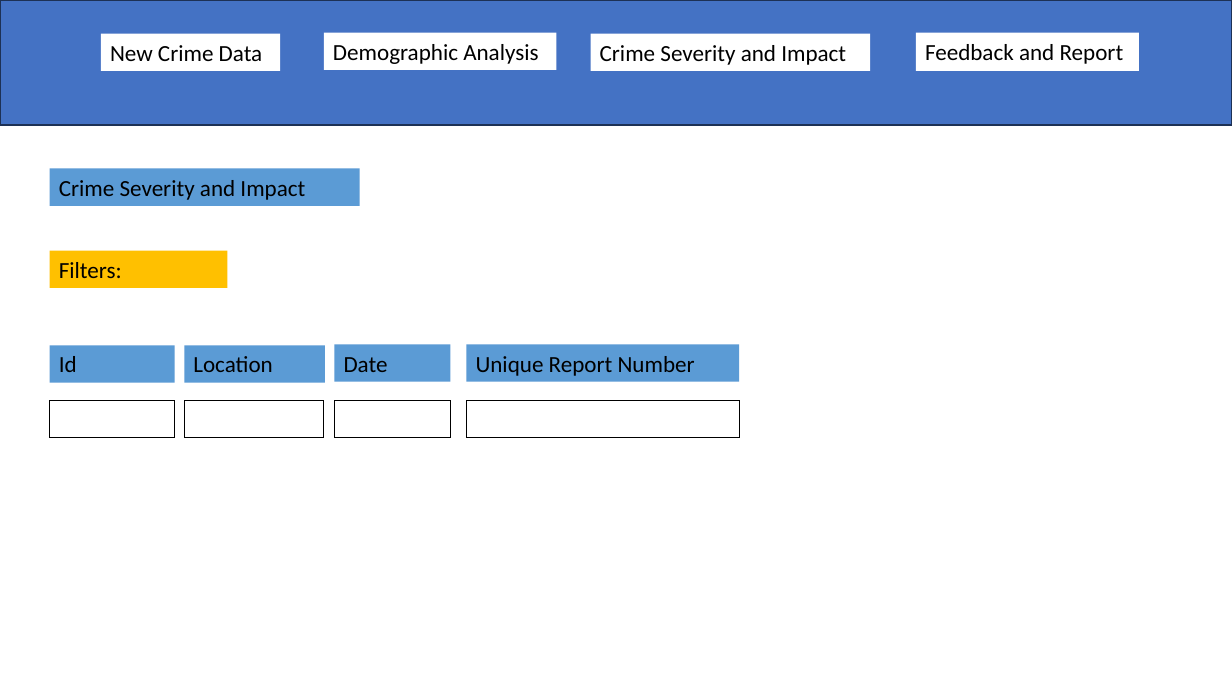
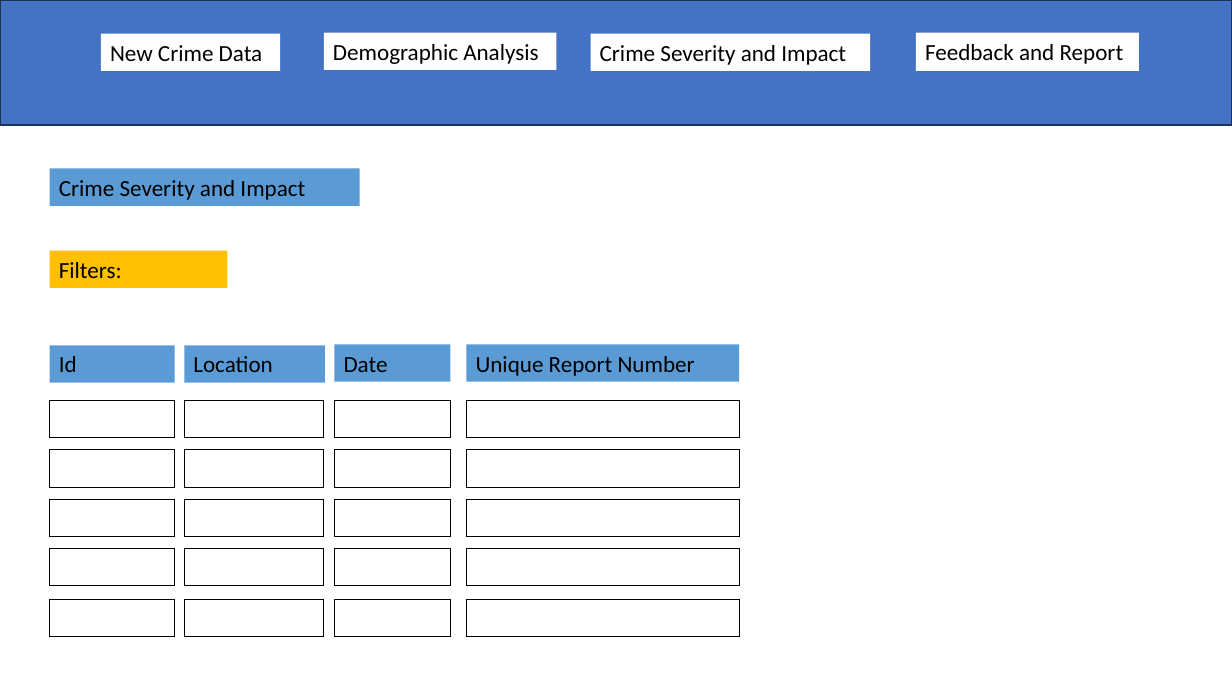
Before and after one commit to cs411-alawini/Los-Angeles-Crime-Data-Analysis, a slide deck: slide 3 of doc/UI Mock up.pptx. Drawn at 1232x693 pixels with LibreOffice and Linux fonts; fonts in the diff are those of the drawing. Boxes give left, top, right and bottom in pixels: in the first picture for what was removed or moved away, otherwise in the second. Text is boxed around its words. In the diff, an @@ line names an element or a change of style, - is before the commit and + after.

```diff
--- a/doc/UI Mock up.pptx
+++ b/doc/UI Mock up.pptx
@@ rectangle added at (x1=50, y1=450, x2=175, y2=487), outline #000000 0.75 pt @@
@@ rectangle added at (x1=184, y1=450, x2=323, y2=487), outline #000000 0.75 pt @@
@@ rectangle added at (x1=335, y1=450, x2=451, y2=487), outline #000000 0.75 pt @@
@@ rectangle added at (x1=467, y1=450, x2=739, y2=487), outline #000000 0.75 pt @@
@@ rectangle added at (x1=50, y1=499, x2=175, y2=536), outline #000000 0.75 pt @@
@@ rectangle added at (x1=184, y1=499, x2=323, y2=536), outline #000000 0.75 pt @@
@@ rectangle added at (x1=335, y1=499, x2=451, y2=536), outline #000000 0.75 pt @@
@@ rectangle added at (x1=467, y1=499, x2=739, y2=536), outline #000000 0.75 pt @@
@@ rectangle added at (x1=50, y1=549, x2=175, y2=586), outline #000000 0.75 pt @@
@@ rectangle added at (x1=184, y1=549, x2=323, y2=586), outline #000000 0.75 pt @@
@@ rectangle added at (x1=335, y1=549, x2=451, y2=586), outline #000000 0.75 pt @@
@@ rectangle added at (x1=467, y1=549, x2=739, y2=586), outline #000000 0.75 pt @@
@@ rectangle added at (x1=50, y1=600, x2=175, y2=637), outline #000000 0.75 pt @@
@@ rectangle added at (x1=184, y1=600, x2=323, y2=637), outline #000000 0.75 pt @@
@@ rectangle added at (x1=335, y1=600, x2=451, y2=637), outline #000000 0.75 pt @@
@@ rectangle added at (x1=467, y1=600, x2=739, y2=637), outline #000000 0.75 pt @@
```
Also in this commit, not shown: 3 other slides changed.
